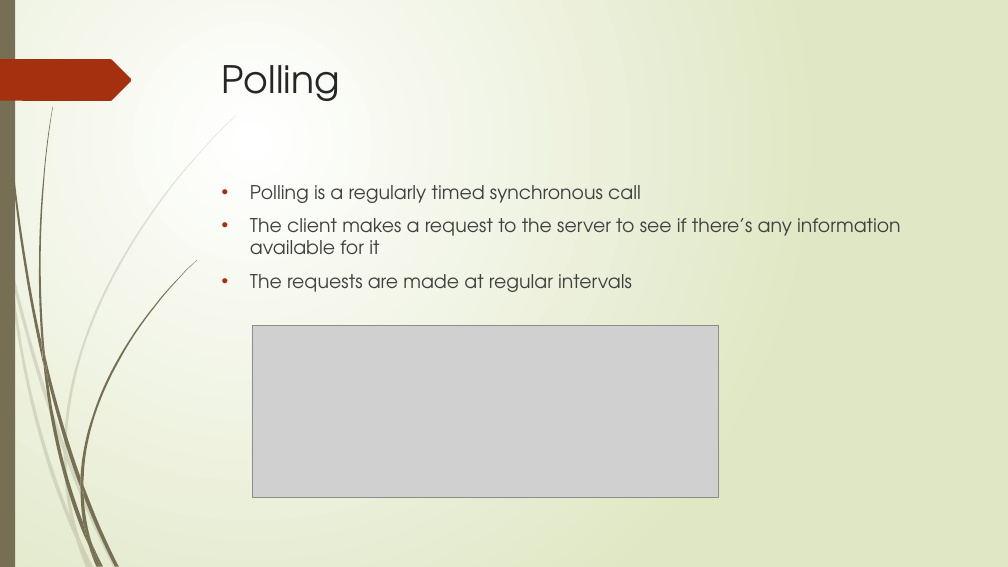
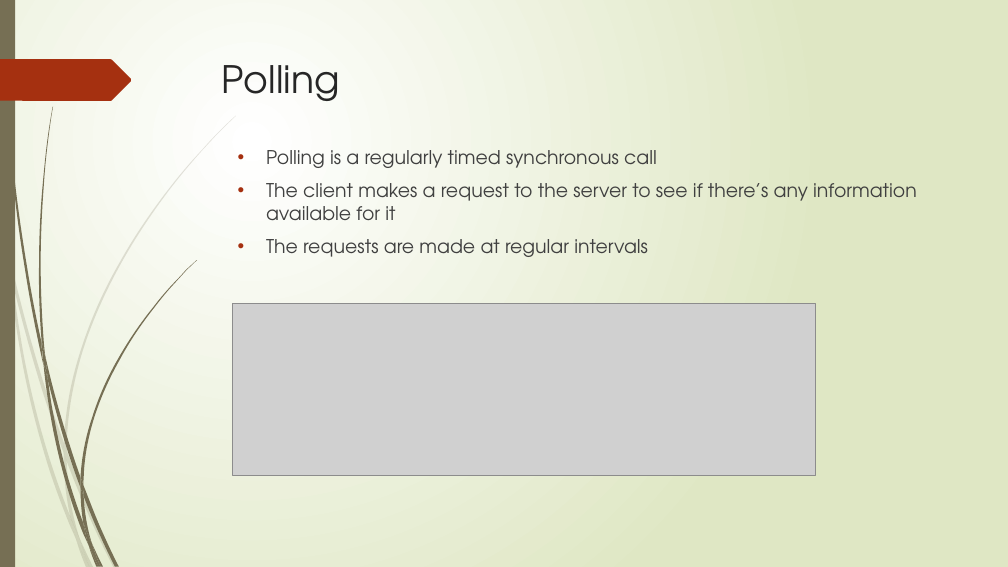
Before and after one commit to aliammar7/WebSocket, a slide deck: slide 5 of Websocket.pptx (slide 2 before the commit). Drawn at 1008x567 pixels with LibreOffice and Linux fonts; fonts in the diff are those of the drawing; grey boxes stand for pictures. Boxes give left, top, right and bottom in pixels: in the first picture for what was removed or moved away, otherwise in the second. Text is boxed around its words. In the diff, an @@ line names an element or a change of style, - is before the commit and + after.

```diff
--- a/Websocket.pptx
+++ b/Websocket.pptx
@@ text "Polling is a regularly timed ...": place and size @@
-text "Polling is a regularly timed ..." at [250, 185, 901, 292]
+text "Polling is a regularly timed ..." at [266, 150, 917, 257]
@@ picture: place and size @@
-picture at [253, 325, 718, 498]
+picture at [233, 303, 816, 476]
```
Also in this commit, not shown: 1 other slide changed, 20 slides added, 1 slide removed.
